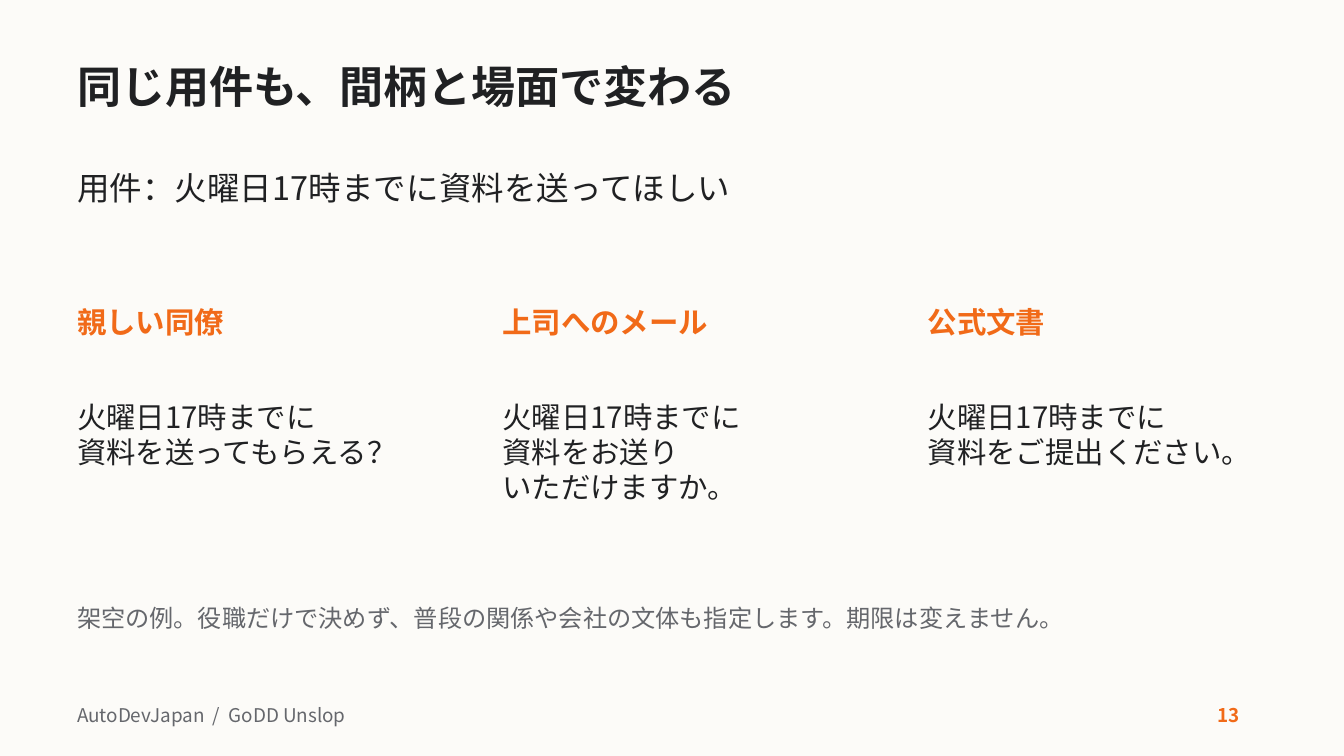
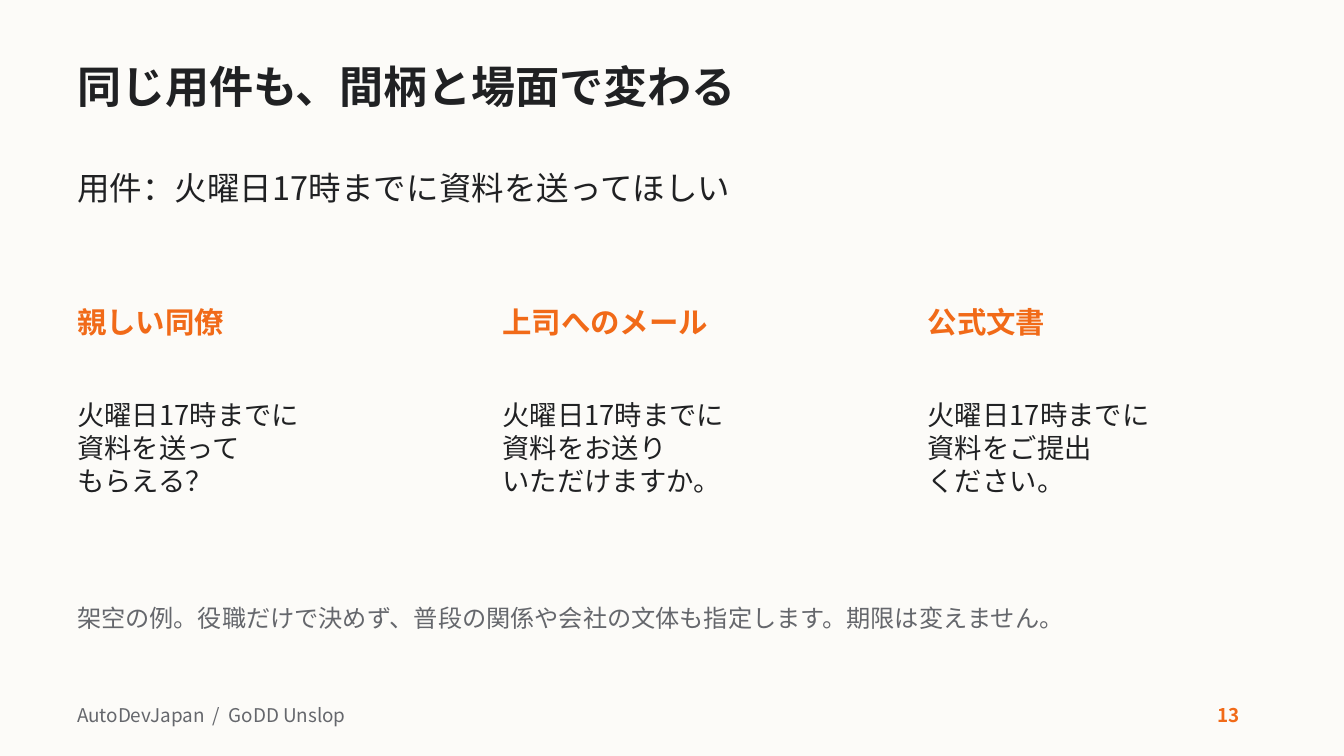
Before and after one commit to AutoDevJapan/GoDD-Unslop, a slide deck: slide 13 of docs/user-guide.pptx. Drawn at 1344x756 pixels with LibreOffice and Linux fonts; fonts in the diff are those of the drawing. Boxes give left, top, right and bottom in pixels: in the first picture for what was removed or moved away, otherwise in the second. Text is boxed around its words. In the diff, an @@ line names an element or a change of style, - is before the commit and + after.

Commit message:
配置枠の識別子と図解の列内表示を整える

```diff
--- a/docs/user-guide.pptx
+++ b/docs/user-guide.pptx
@@ text at bbox=[77, 402, 299, 427]: size 21 to 19.5 pt in "火曜日17時までに" @@
@@ text "火曜日17時までに" at bbox=[502, 402, 724, 493]: size 21 to 19.5 pt @@
@@ text at bbox=[928, 402, 1150, 427]: size 21 to 19.5 pt in "火曜日17時までに" @@
@@ text at bbox=[77, 435, 240, 493]: text changed; size 21 to 19.5 pt @@
-資料を送ってもらえる？
+資料を送って
+もらえる？
@@ text at bbox=[928, 435, 1092, 493]: text changed; size 21 to 19.5 pt @@
-資料をご提出ください。
+資料をご提出
+ください。
```
Also in this commit, not shown: 1 other slide changed, 2 other files.
